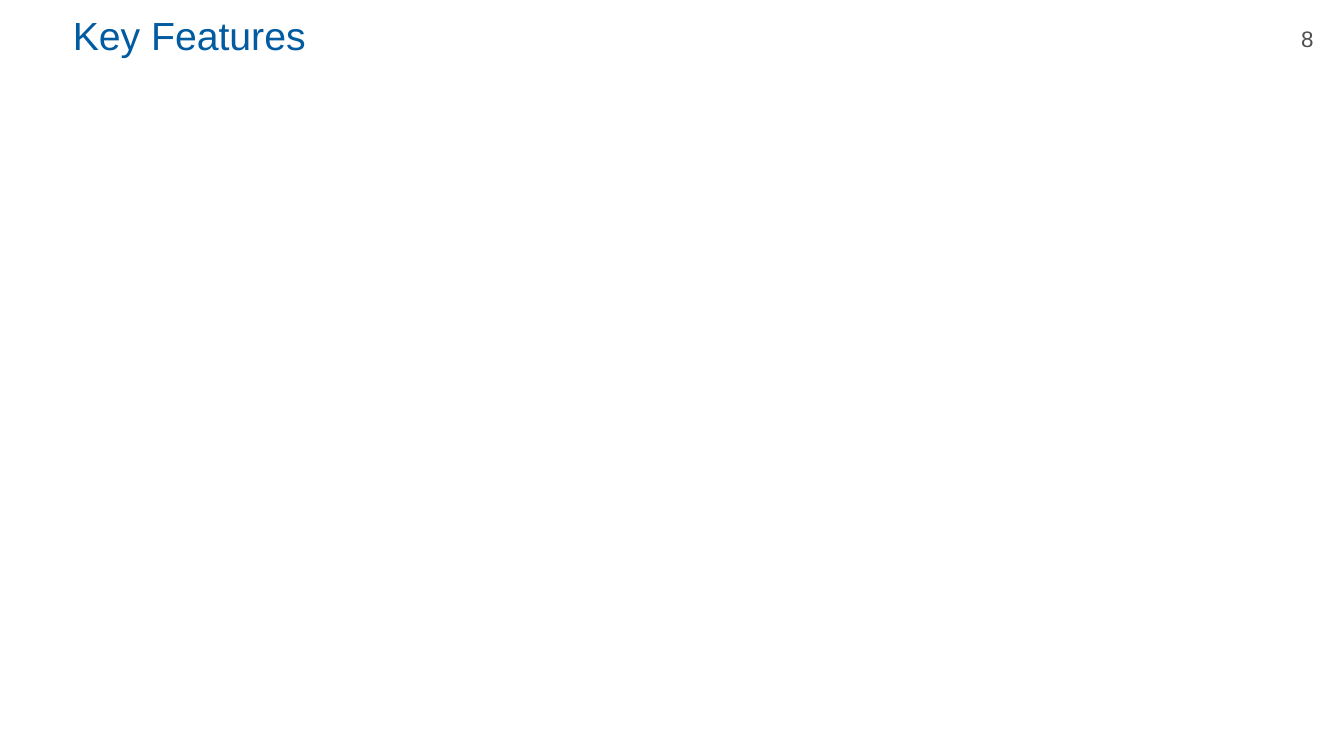
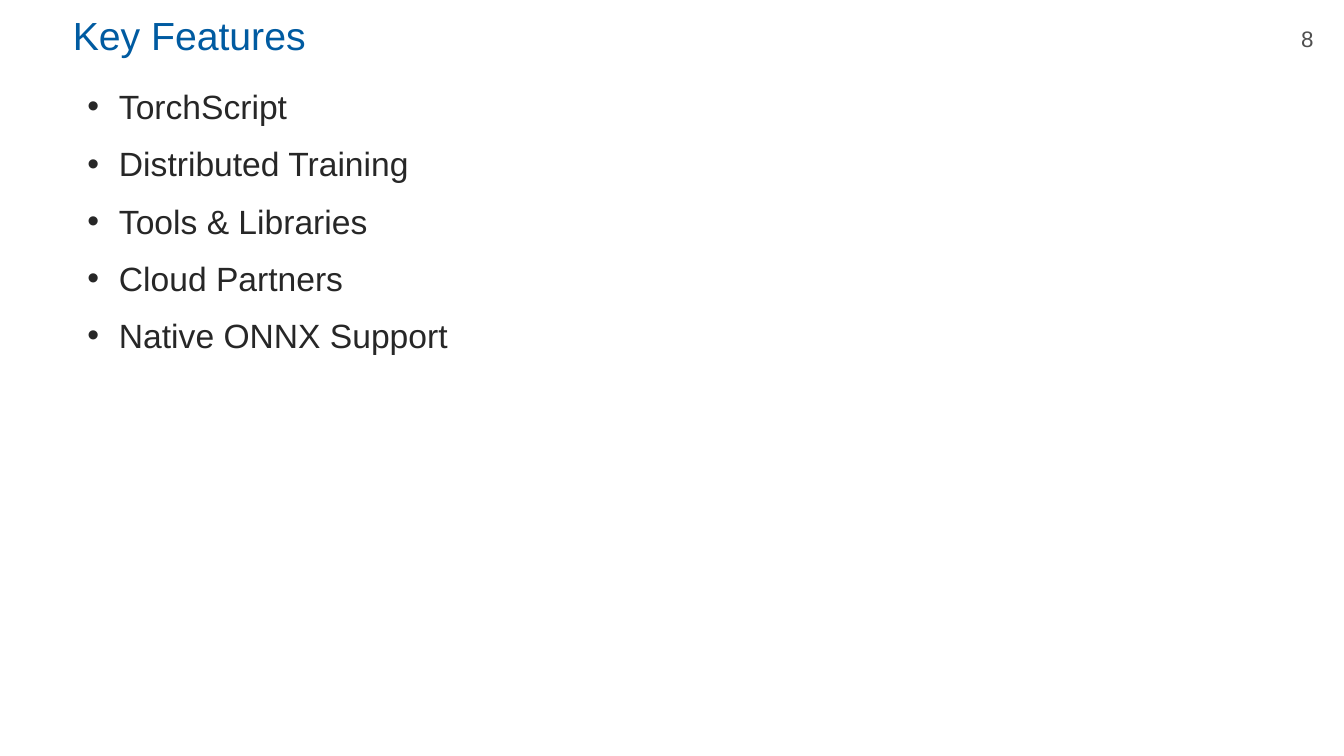
Before and after one commit to P4yDay/PyTorch, a slide deck: slide 8 of PyTorch.pptx. Drawn at 1344x756 pixels with LibreOffice and Linux fonts; fonts in the diff are those of the drawing; background and template pictures are left out. Boxes give left, top, right and bottom in pixels: in the first picture for what was removed or moved away, otherwise in the second. Text is boxed around its words. In the diff, an @@ line names an element or a change of style, - is before the commit and + after.

```diff
--- a/PyTorch.pptx
+++ b/PyTorch.pptx
@@ text added at (x1=119, y1=94, x2=448, y2=355), 24 pt, text #272727 @@
+• TorchScript
+• Distributed Training
+• Tools & Libraries
+• Cloud Partners
+• Native ONNX Support
```
Also in this commit, not shown: 2 other slides changed, 3 slides added, 4 slides removed.
